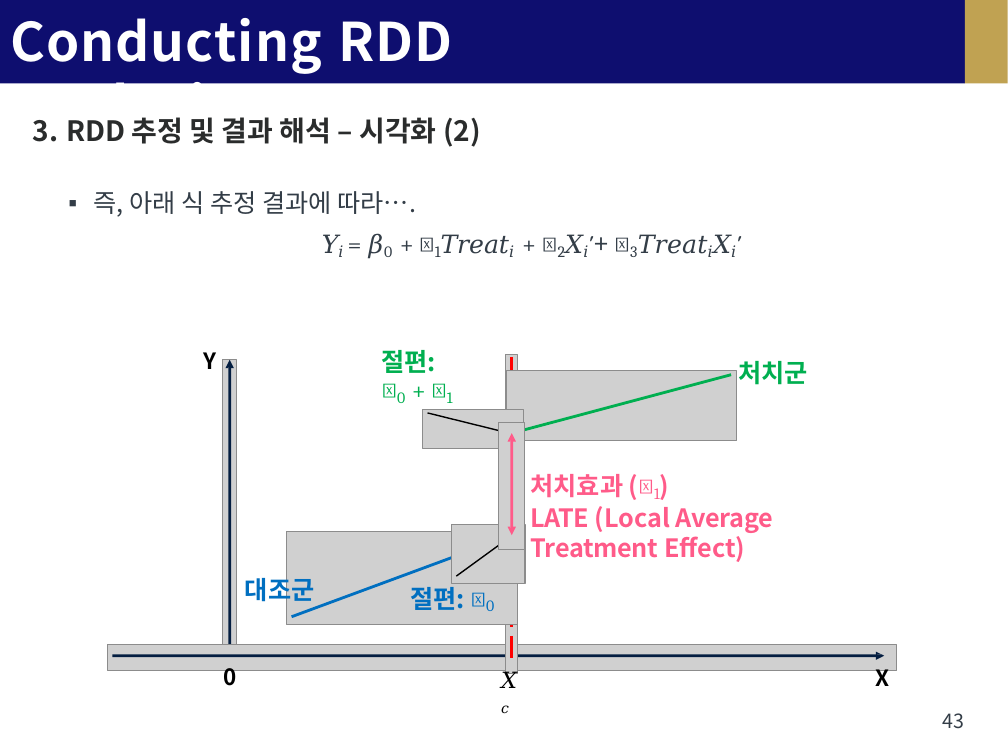
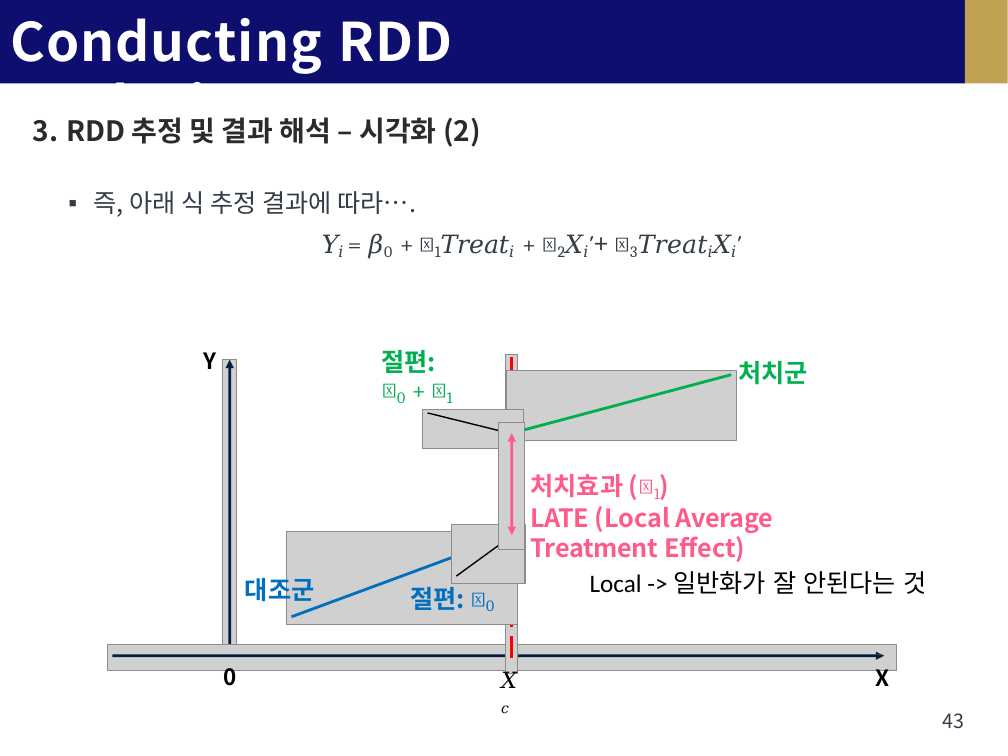
Before and after one commit to 9unu/4-1_School_File, a slide deck: slide 43 of (화,목) 경영 경제 데이터 분석/4_경경데_RDD_2024_full.pptx. Drawn at 1008x756 pixels with LibreOffice and Linux fonts; fonts in the diff are those of the drawing; grey boxes stand for pictures; background and template pictures are left out. Boxes give left, top, right and bottom in pixels: in the first picture for what was removed or moved away, otherwise in the second. Text is boxed around its words. In the diff, an @@ line names an element or a change of style, - is before the commit and + after.

```diff
--- a/(화,목) 경영 경제 데이터 분석/4_경경데_RDD_2024_full.pptx
+++ b/(화,목) 경영 경제 데이터 분석/4_경경데_RDD_2024_full.pptx
@@ text added at box(590, 571, 926, 594), 18 pt, text #000000 @@
+Local -> 일반화가 잘 안된다는 것
```
Also in this commit, not shown: 12 other slides changed, 7 other files.
